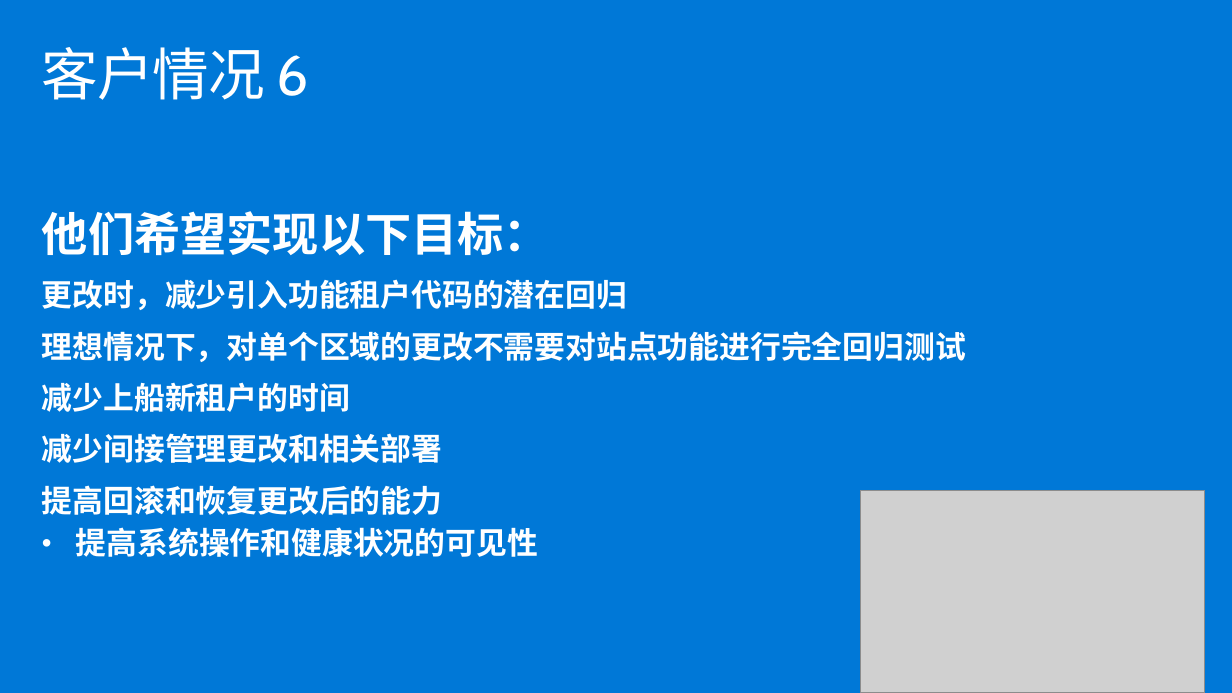
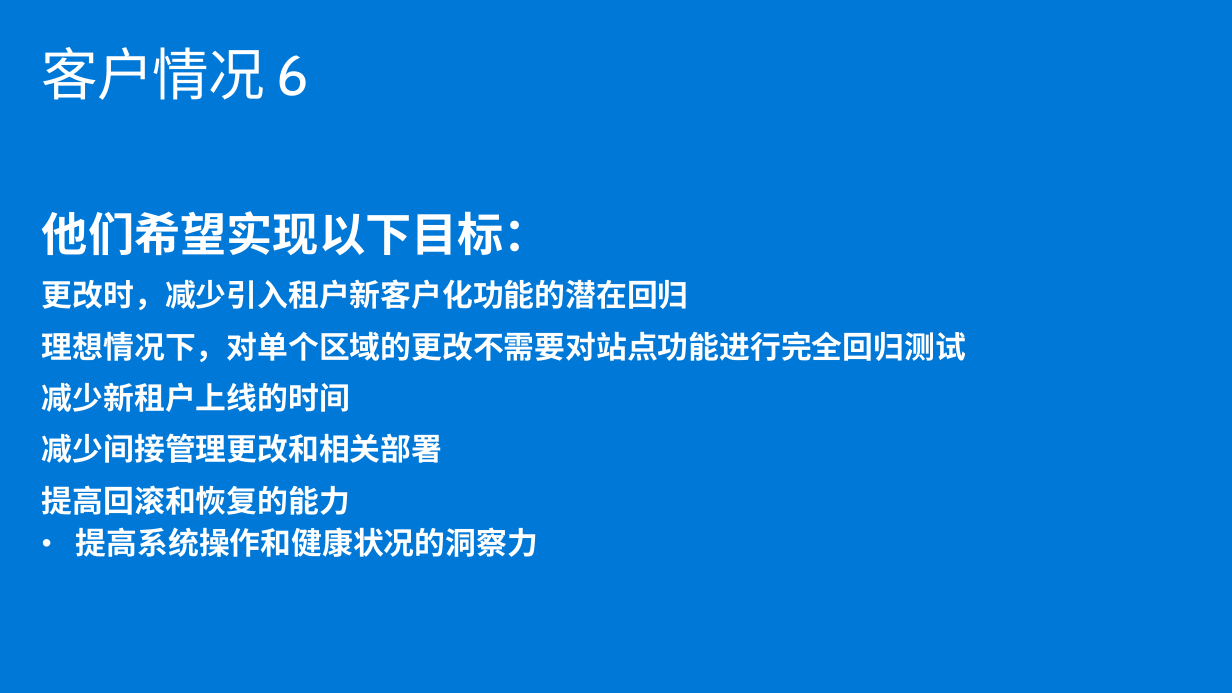
Before and after one commit to Azure/OCPCHINATECH, a slide deck: slide 9 of OCPPTSCSAHandsonLabs/MCW-Cloud-native-applications/Whiteboard design session/白板设计讲师presentation.pptx. Drawn at 1232x693 pixels with LibreOffice and Linux fonts; fonts in the diff are those of the drawing; grey boxes stand for pictures. Boxes give left, top, right and bottom in pixels: in the first picture for what was removed or moved away, otherwise in the second. Text is boxed around its words. In the diff, an @@ line names an element or a change of style, - is before the commit and + after.

```diff
--- a/OCPPTSCSAHandsonLabs/MCW-Cloud-native-applications/Whiteboard design session/白板设计讲师presentation.pptx
+++ b/OCPPTSCSAHandsonLabs/MCW-Cloud-native-applications/Whiteboard design session/白板设计讲师presentation.pptx
@@ text at <box>42,211,966,557</box>: text changed @@
-• 他们希望实现以下目标：
-  更改时，减少引入功能租户代码的潜在回归
-  理想情况下，对单个区域的更改不需要对站点功能进行完全回归测试
-  减少上船新租户的时间
-  减少间接管理更改和相关部署
-  提高回滚和恢复更改后的能力
-  提高系统操作和健康状况的可见性
+• 他们希望实现以下目标：
+  更改时，减少引入租户新客户化功能的潜在回归
+  理想情况下，对单个区域的更改不需要对站点功能进行完全回归测试
+  减少新租户上线的时间
+  减少间接管理更改和相关部署
+  提高回滚和恢复的能力
+  提高系统操作和健康状况的洞察力
@@ picture removed at <box>861,491,1205,693</box> @@
```
Also in this commit, not shown: 7 other slides changed, 3 other files.
